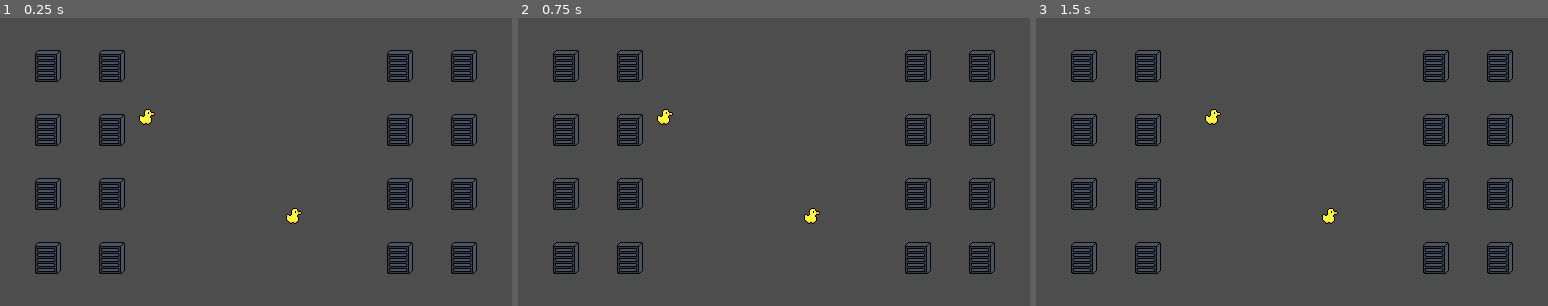
Above: before the commit, frames 1-3 (left to right).
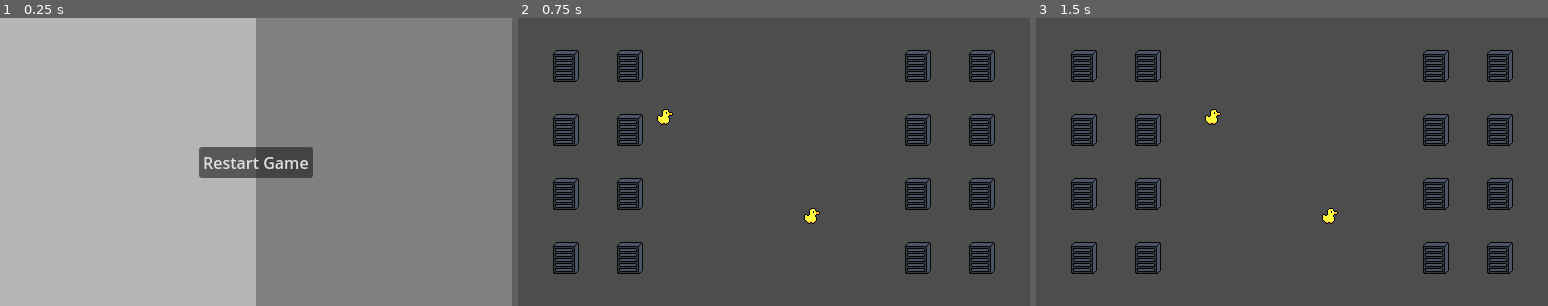
Above: after the commit, the same moments.

Repository: Joinsider/HetznerGamejam2025
Game: Godot game, scene res://scene/GameOver.tscn
Two runs of this game, one before a commit and one after it. Both use one fixed random seed, a clock stepped at 60 frames per second and the inputs below. Before the commit the project starts from res://scene/main.tscn.
Inputs (mouse positions are in pixels of both pictures, inside the frame that each line leads up to):
- Up to frame 1 (0.25 s): no input
- Up to frame 2 (0.75 s): click (774, 162) at 0.5 s, where only the run after the commit has a clickable "Restart Game"
- Up to frame 3 (1.5 s): tap Enter at 1.25 s; hold D (player0_right) from 1.28 s (still down)

The runs differ from the first frame. In frame 1, 98% of the frame differs, in the area x 0-100%, y 0-100%; in frame 2, nothing differs; in frame 3, nothing differs.

Commit message:
Update GameOver scene and configuration for restart functionality and adds main_theme

Diff:
--- /dev/null
+++ b/main_theme.tres
@@ -0,0 +1,7 @@
+[gd_resource type="Theme" load_steps=2 format=3 uid="uid://ctbe20oi50s8b"]
+
+[ext_resource type="FontFile" uid="uid://bcbvw8rdcndk" path="res://Minecraft.ttf" id="1_470mv"]
+
+[resource]
+default_font_size = 16
+Button/fonts/font = ExtResource("1_470mv")
--- a/project.godot
+++ b/project.godot
@@ -11,7 +11,7 @@
 [application]
 
 config/name="GameJam"
-run/main_scene="uid://dlnqtwcysd5c7"
+run/main_scene="uid://b7s2d5a3qd8a5"
 config/features=PackedStringArray("4.4", "Forward Plus")
 config/icon="res://icon.svg"
 
--- a/scene/GameOver.tscn
+++ b/scene/GameOver.tscn
@@ -1,17 +1,33 @@
-[gd_scene format=3 uid="uid://b7s2d5a3qd8a5"]
+[gd_scene load_steps=3 format=3 uid="uid://b7s2d5a3qd8a5"]
+
+[ext_resource type="Texture2D" uid="uid://b4aam2qwjkaiv" path="res://sprites/Background.png" id="1_0mfy4"]
+[ext_resource type="Script" uid="uid://boxuse4uiil6r" path="res://scene/restartGame.gd" id="2_tbok3"]
 
 [node name="Node2D" type="Node2D"]
 
-[node name="Restart Game" type="Control" parent="."]
+[node name="Sprite2D" type="Sprite2D" parent="."]
+position = Vector2(256, 144)
+texture = ExtResource("1_0mfy4")
+
+[node name="Control" type="Control" parent="."]
+custom_minimum_size = Vector2(512, 288)
 layout_mode = 3
 anchors_preset = 0
-offset_right = 40.0
-offset_bottom = 40.0
+offset_right = 512.0
+offset_bottom = 288.0
+script = ExtResource("2_tbok3")
 
-[node name="TextureRect" type="TextureRect" parent="Restart Game"]
-layout_mode = 0
-offset_right = 40.0
-offset_bottom = 40.0
-
-[node name="Sprite2D" type="Sprite2D" parent="."]
-position = Vector2(327.763, 185.878)
+[node name="Button" type="Button" parent="Control"]
+layout_mode = 1
+anchors_preset = 8
+anchor_left = 0.5
+anchor_top = 0.5
+anchor_right = 0.5
+anchor_bottom = 0.5
+offset_left = -57.0
+offset_top = -15.5
+offset_right = 57.0
+offset_bottom = 15.5
+grow_horizontal = 2
+grow_vertical = 2
+text = "Restart Game"
--- /dev/null
+++ b/scene/restartGame.gd
@@ -0,0 +1,9 @@
+extends Control
+
+func _ready():
+	# Connect the button's pressed signal to our function
+	$Button.connect("pressed", _on_restart_button_pressed)
+
+func _on_restart_button_pressed():
+	# Change to the main scene
+	get_tree().change_scene_to_file("res://scene/main.tscn")
Binary file added: Minecraft.ttf
Not shown, added: Minecraft.ttf.import
Not shown, changed: .gitignore
